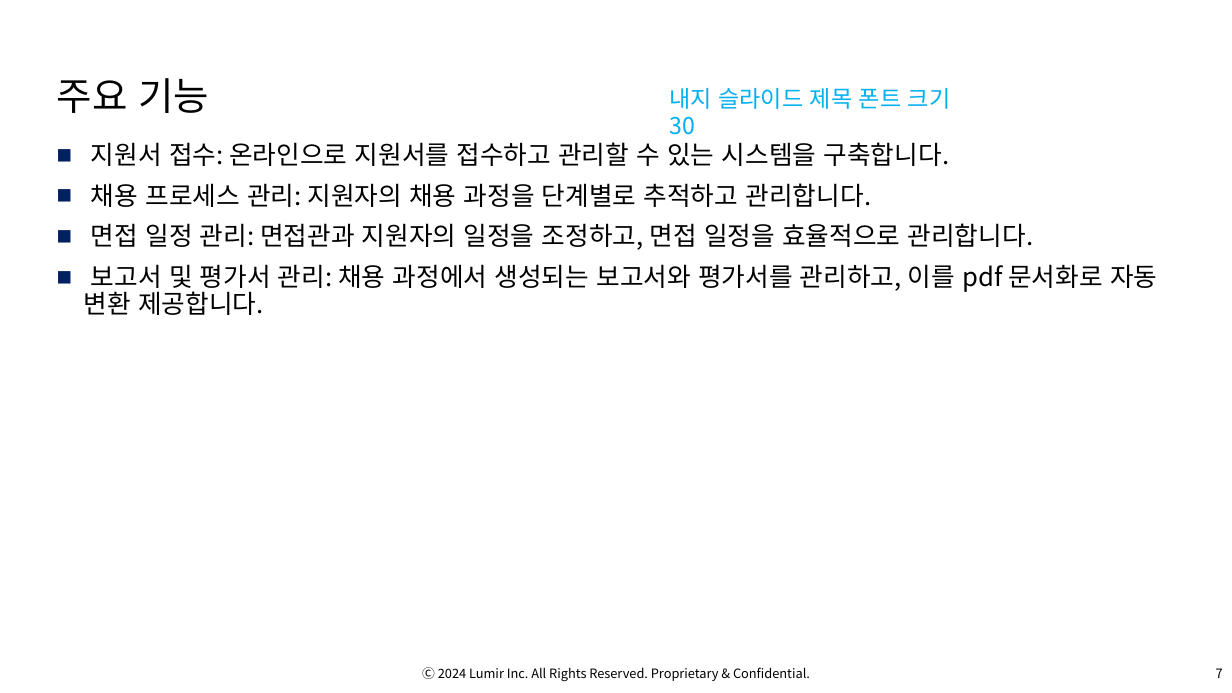
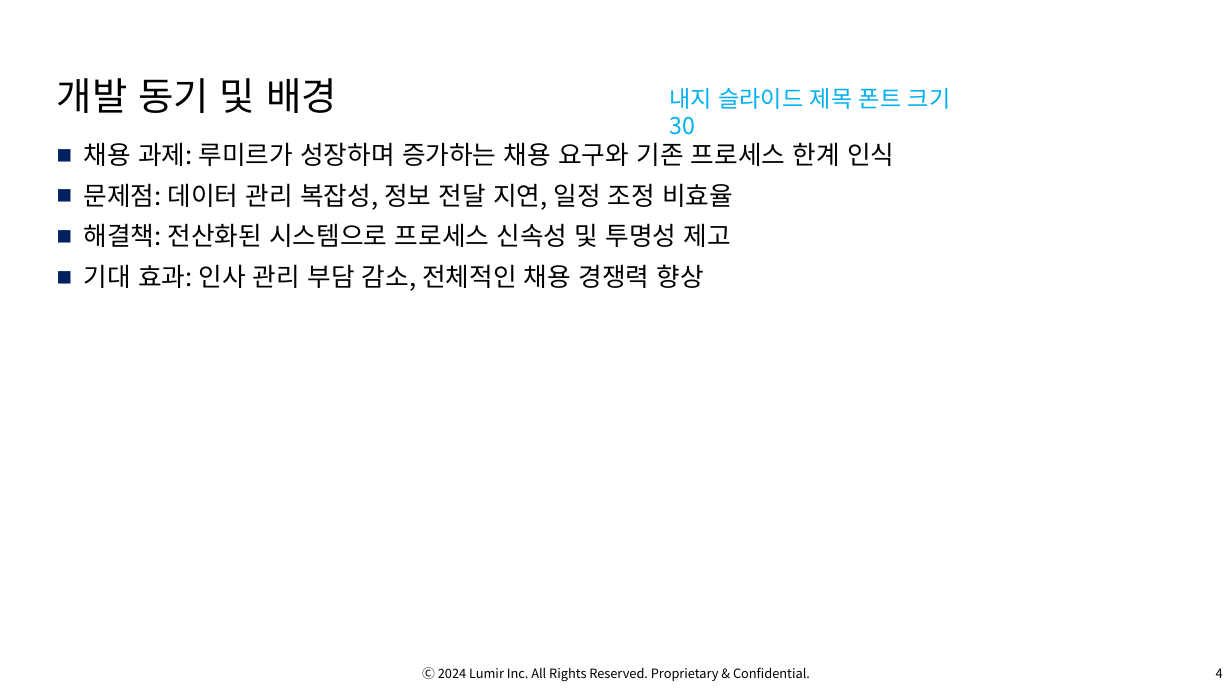
Before and after one commit to OsterRepository/OsterRepository, a slide deck: slide 5 of 기술 7부 김민수 성과 발표.pptx (slide 8 before the commit). Drawn at 1232x693 pixels with LibreOffice and Linux fonts; fonts in the diff are those of the drawing; background and template pictures are left out. Boxes give left, top, right and bottom in pixels: in the first picture for what was removed or moved away, otherwise in the second. Text is boxed around its words. In the diff, an @@ line names an element or a change of style, - is before the commit and + after.

```diff
--- a/기술 7부 김민수 성과 발표.pptx
+++ b/기술 7부 김민수 성과 발표.pptx
@@ title at (57,78,337,113): text changed @@
-주요 기능
+개발 동기 및 배경
@@ text at (84,142,894,291): text changed @@
-■ 지원서 접수: 온라인으로 지원서를 접수하고 관리할 수 있는 시스템을 구축합니다.
-■ 채용 프로세스 관리: 지원자의 채용 과정을 단계별로 추적하고 관리합니다.
-■ 면접 일정 관리: 면접관과 지원자의 일정을 조정하고, 면접 일정을 효율적으로 관리합니다.
-■ 보고서 및 평가서 관리: 채용 과정에서 생성되는 보고서와 평가서를 관리하고, 이를 pdf 문서화로 자동 변환 제공합니다.
+■ 채용 과제: 루미르가 성장하며 증가하는 채용 요구와 기존 프로세스 한계 인식
+■ 문제점: 데이터 관리 복잡성, 정보 전달 지연, 일정 조정 비효율
+■ 해결책: 전산화된 시스템으로 프로세스 신속성 및 투명성 제고
+■ 기대 효과: 인사 관리 부담 감소, 전체적인 채용 경쟁력 향상
@@ page number at (1216,668,1223,678): text changed @@
-7
+4
```
Also in this commit, not shown: 4 other slides changed, 8 slides added, 4 slides removed, 1 other file.
